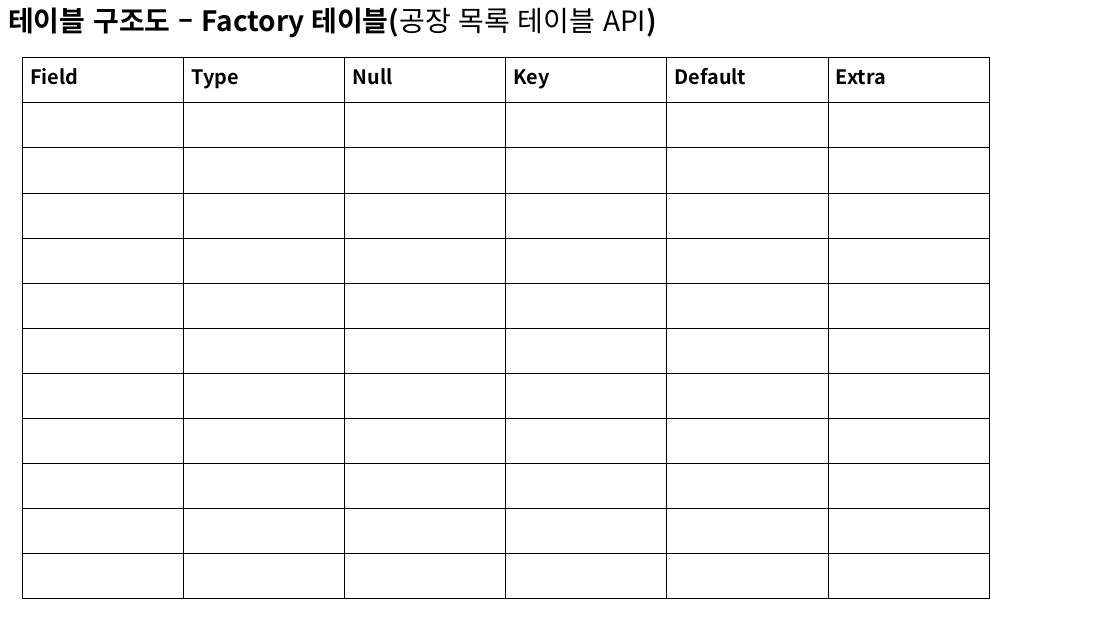
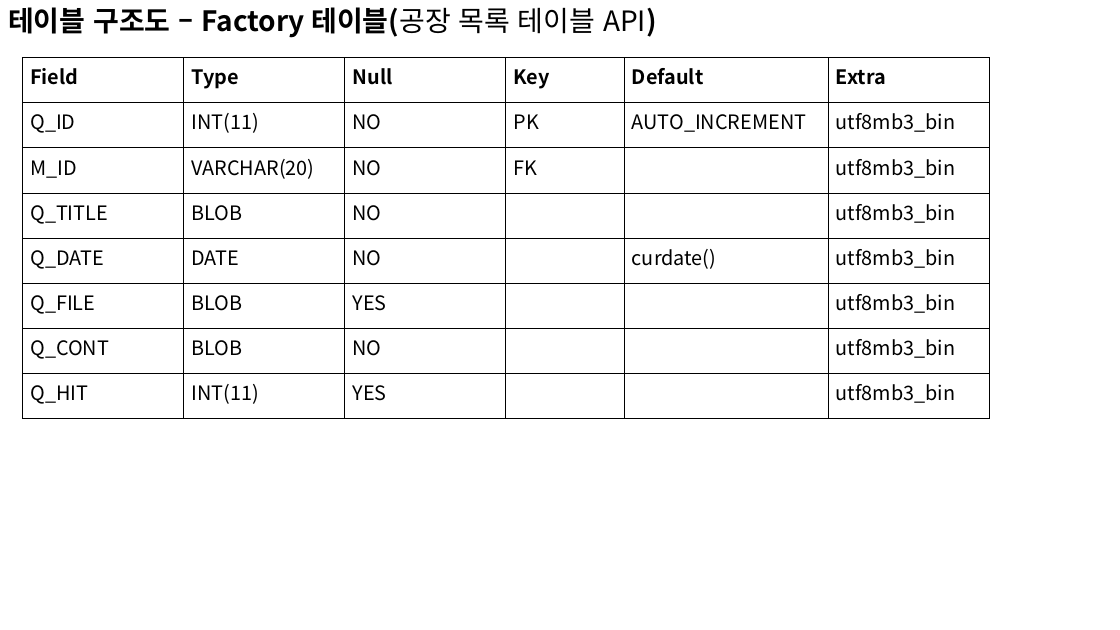
Before and after one commit to hyun5292/Vue, a slide deck: slide 4 of factoreview/src/assets/자료/DB구조도.pptx (slide 3 before the commit). Drawn at 1120x630 pixels with LibreOffice and Linux fonts; fonts in the diff are those of the drawing. Boxes give left, top, right and bottom in pixels: in the first picture for what was removed or moved away, otherwise in the second. Text is boxed around its words. In the diff, an @@ line names an element or a change of style, - is before the commit and + after.

```diff
--- a/factoreview/src/assets/자료/DB구조도.pptx
+++ b/factoreview/src/assets/자료/DB구조도.pptx
@@ table at box(23, 58, 991, 418) @@
-row 2:  |  |  |  |  | 
-row 3:  |  |  |  |  | 
-row 4:  |  |  |  |  | 
-row 5:  |  |  |  |  | 
-row 6:  |  |  |  |  | 
-row 7:  |  |  |  |  | 
-row 8:  |  |  |  |  | 
-row 9:  |  |  |  |  | 
-row 10:  |  |  |  |  | 
-row 11:  |  |  |  |  | 
-row 12:  |  |  |  |  | 
+row 2: Q_ID | INT(11) | NO | PK | AUTO_INCREMENT | utf8mb3_bin
+row 3: M_ID | VARCHAR(20) | NO | FK |  | utf8mb3_bin
+row 4: Q_TITLE | BLOB | NO |  |  | utf8mb3_bin
+row 5: Q_DATE | DATE | NO |  | curdate() | utf8mb3_bin
+row 6: Q_FILE | BLOB | YES |  |  | utf8mb3_bin
+row 7: Q_CONT | BLOB | NO |  |  | utf8mb3_bin
+row 8: Q_HIT | INT(11) | YES |  |  | utf8mb3_bin
```
Also in this commit, not shown: 1 other slide changed, 2 slides added, 1 other file.
